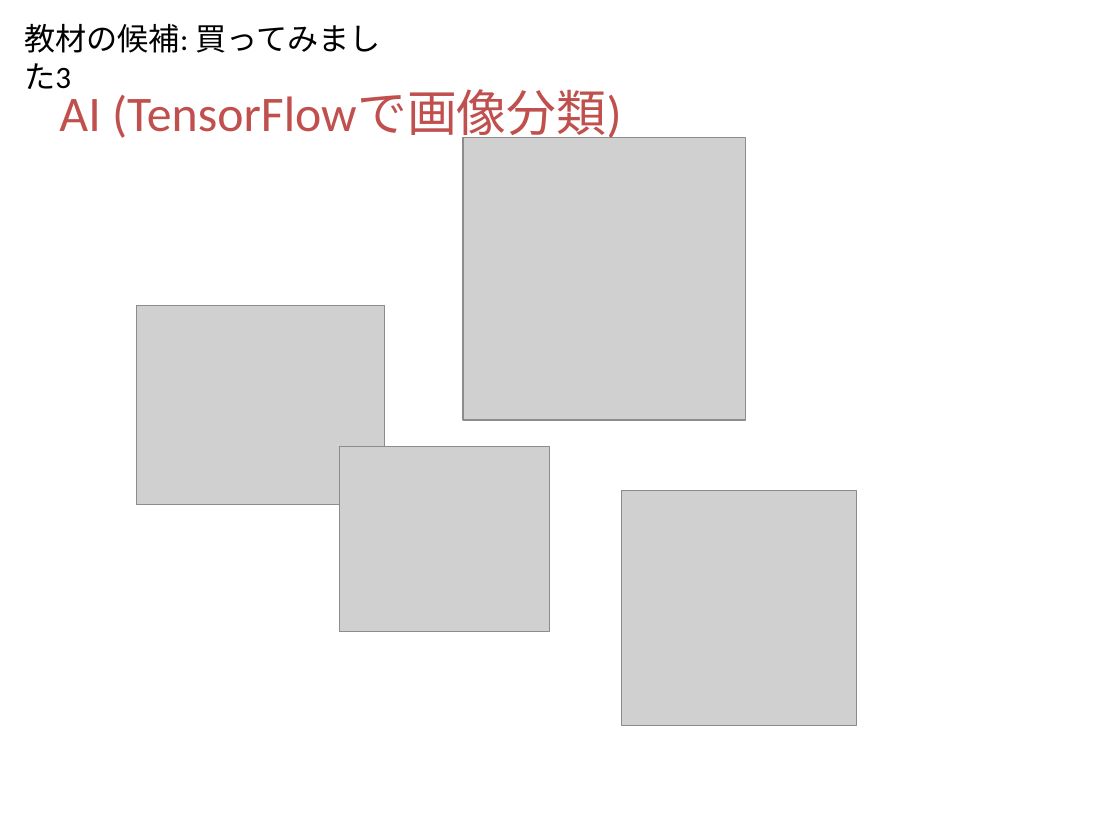
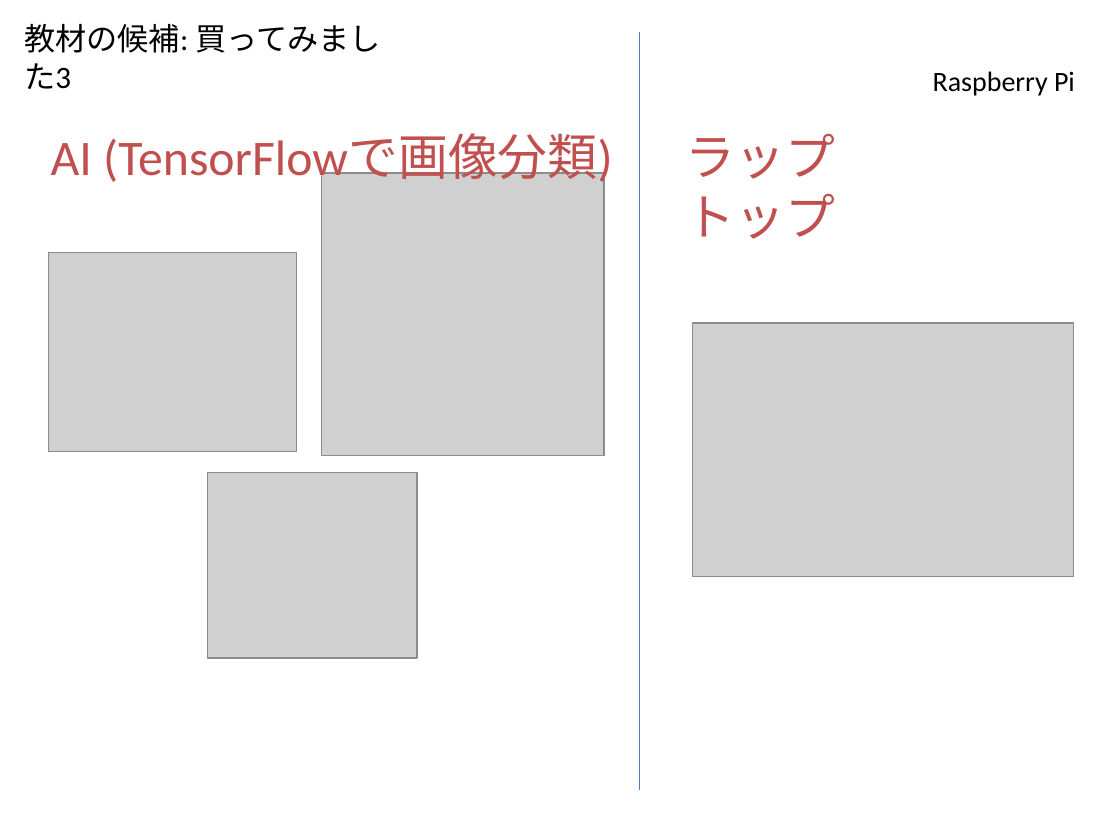
Before and after one commit to t-magic/RASP, a slide deck: slide 4 of pdf/おとなのための工作の時間.pptx. Drawn at 1120x840 pixels with LibreOffice and Linux fonts; fonts in the diff are those of the drawing; grey boxes stand for pictures. Boxes give left, top, right and bottom in pixels: in the first picture for what was removed or moved away, otherwise in the second. Text is boxed around its words. In the diff, an @@ line names an element or a change of style, - is before the commit and + after.

```diff
--- a/pdf/おとなのための工作の時間.pptx
+++ b/pdf/おとなのための工作の時間.pptx
@@ line added from (640, 32) to (640, 791), #4B7EBC 0.75 pt @@
@@ text added at <box>933,71,1075,96</box>, 18 pt, text #000000 @@
+Raspberry Pi
@@ text "AI (TensorFlowで画像分類)": place and size @@
-text "AI (TensorFlowで画像分類)" at <box>59,90,622,143</box>
+text "AI (TensorFlowで画像分類)" at <box>51,134,613,187</box>
@@ text added at <box>686,133,835,239</box>, 32 pt, text #C0504D @@
+ラップトップ
@@ picture: place and size @@
-picture at <box>463,138,745,420</box>
+picture at <box>321,174,604,456</box>
@@ picture: place and size @@
-picture at <box>137,306,385,505</box>
+picture at <box>48,252,297,451</box>
@@ picture added at <box>692,323,1073,576</box> @@
@@ picture: place and size @@
-picture at <box>339,447,549,632</box>
+picture at <box>207,473,417,657</box>
@@ picture removed at <box>622,491,857,726</box> @@
```
Also in this commit, not shown: 4 other slides changed, 1 other file.
